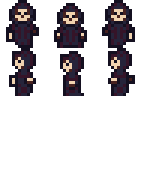
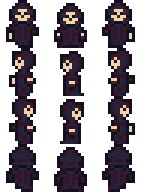
Layered file, before and after one edit (144px x 192px). Changes by layer:
added layer "Right" above "Up" over (x1=9, y1=96, x2=135, y2=144)
showed "Up" over (x1=6, y1=144, x2=135, y2=192)
